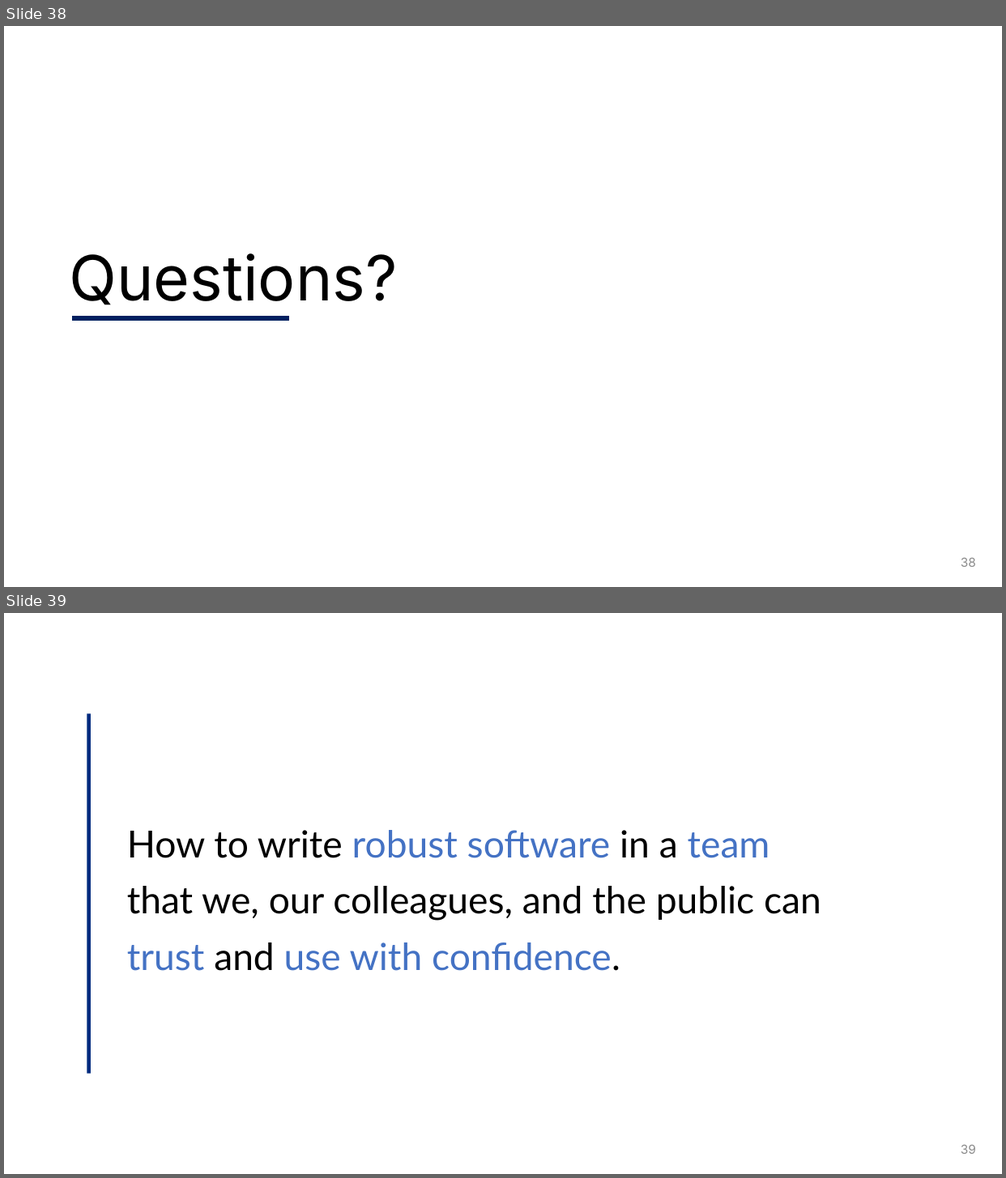
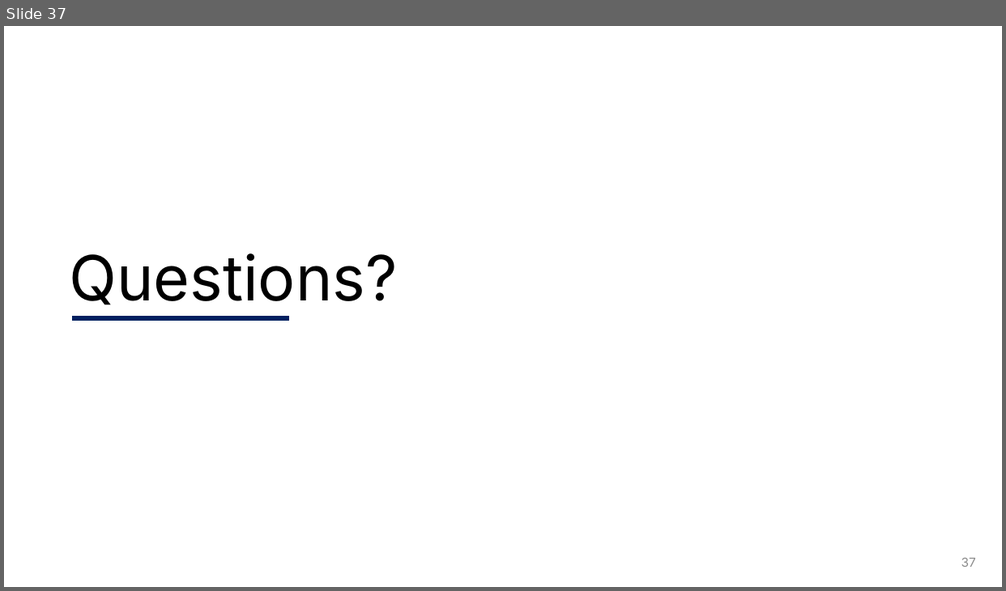
Before and after one commit to UofT-DSI/git, a slide deck: instructors/slides-new-pptx/Git3.pptx. Shown one above the other, each under a label of ours: slides 38 and 39 before the commit, slide 37 after it. The pictures are 1006x1178 and 1006x591 pixels, drawn with LibreOffice and Linux fonts; fonts in the diff are those of the drawing; background and template pictures are left out. Boxes give left, top, right and bottom in pixels: in the first picture for what was removed or moved away, otherwise in the second. Text is boxed around its words. In the diff, an @@ line names an element or a change of style, - is before the commit and + after.

```diff
--- a/instructors/slides-new-pptx/Git3.pptx
+++ b/instructors/slides-new-pptx/Git3.pptx
@@ slide 39 removed at box(4, 613, 1002, 1174), background #FFFFFF @@
@@ rectangle removed at box(87, 714, 91, 1074) @@
@@ text removed at box(127, 830, 821, 971) @@
-How to write robust software in a team that we, our colleagues, and the public can trust and use with confidence.
@@ page number removed at box(961, 1145, 976, 1154) @@
-39
@@ what was slide 38 is now slide 37 @@
@@ page number at box(961, 558, 976, 567): text changed @@
-38
+37
```
Also in this commit, not shown: 1 slide changed, 2 other slides removed, 2 other files.
